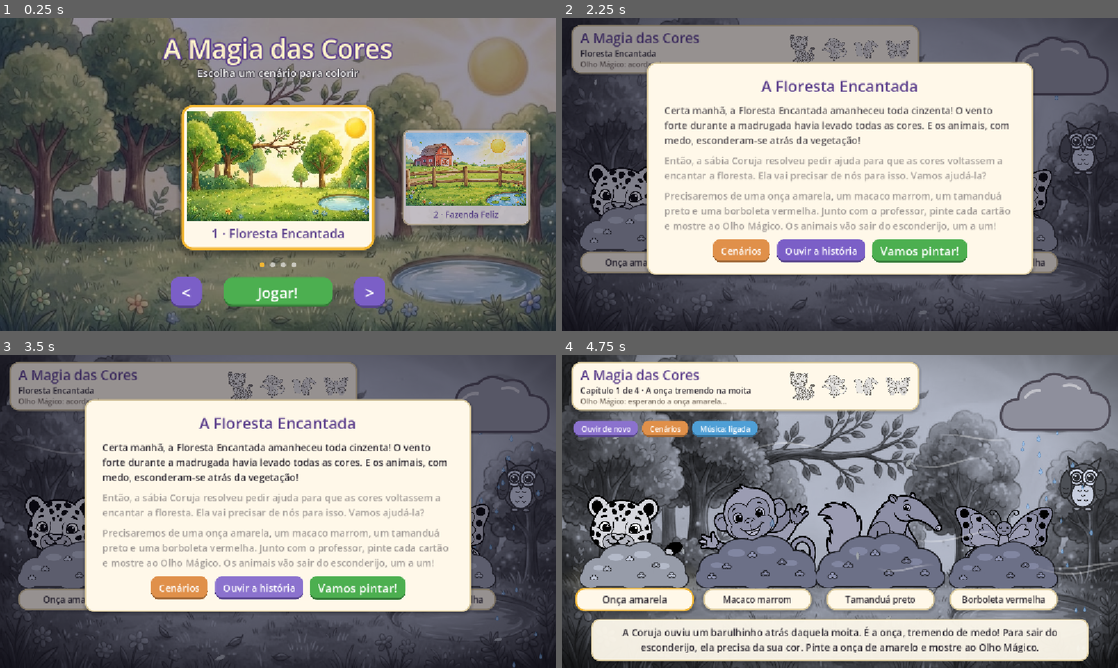
Above: before the commit, frames 1-4 (two rows, left to right).
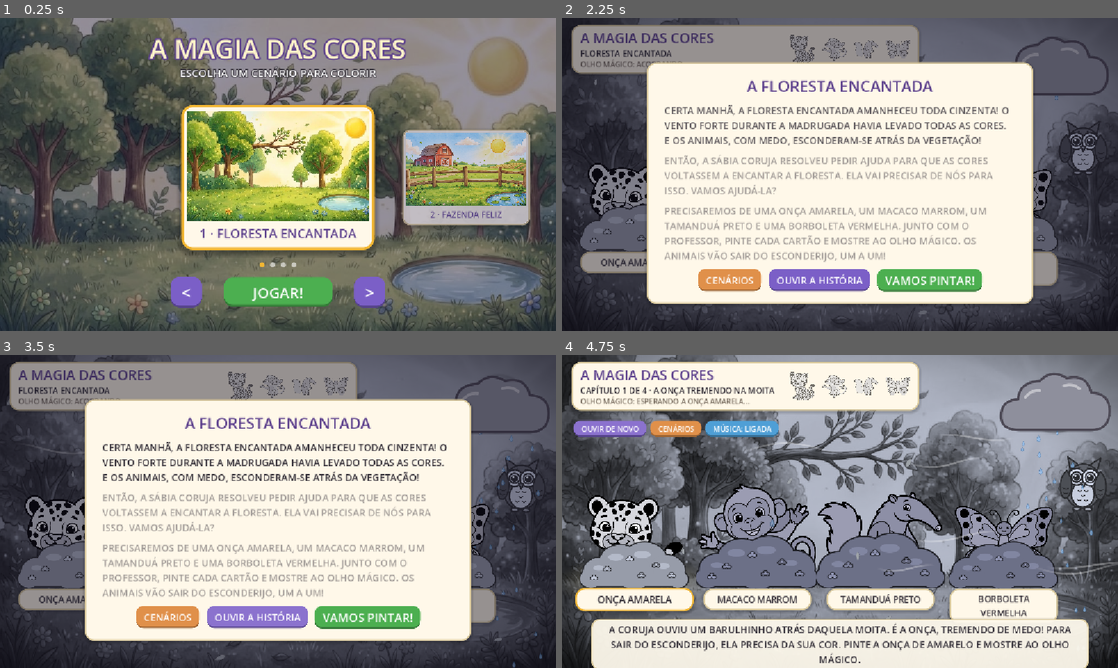
Above: after the commit, the same moments.

Repository: thnepomuceno/zoo
Game: Godot game, scene res://godot/scenes/menu.tscn
Two runs of this game, one before a commit and one after it. Both use one fixed random seed, a clock stepped at 60 frames per second and the inputs below.
Inputs (mouse positions are in pixels of both pictures, inside the frame that each line leads up to):
- Up to frame 1 (0.25 s): no input
- Up to frame 2 (2.25 s): click "Jogar!" (after the commit: "JOGAR!") at 0.5 s; click "Cenários" (after the commit: "CENÁRIOS") at 1.25 s; click "Jogar!" (after the commit: "JOGAR!") at 2 s
- Up to frame 3 (3.5 s): click "Ouvir a história" (after the commit: "OUVIR A HISTÓRIA") at 2.75 s
- Up to frame 4 (4.75 s): tap Enter at 3.5 s; move the mouse to (962, 495) at 3.52 s; hold Right 3.53-4.25 s; tap K at 3.6 s; click (962, 495) at 3.67 s; tap Space at 3.77 s; click (606, 430) at 4.25 s, where only the run before the commit has a clickable "Ouvir de novo"

The runs differ from the first frame. In frame 1, 3.8% of the frame differs, in the area x 26-91%, y 5-91%; in frame 2, 19%; in frame 3, 19%, in the area x 4-90%, y 4-92%; in frame 4, 9.6%.

Commit message:
feat: textos da interface em maiúsculo
Co-Authored-By: Claude Opus 5.5 <noreply@anthropic.com>

Diff:
--- a/godot/scenes/aventura.gd
+++ b/godot/scenes/aventura.gd
@@ -195,6 +195,7 @@
 func rotulo(texto: String, tamanho: int = 24, cor: Color = Color("#302c35")) -> Label:
 	var label := Label.new()
 	label.text = texto
+	label.uppercase = true
 	label.add_theme_font_size_override("font_size", tamanho)
 	label.add_theme_color_override("font_color", cor)
 	label.autowrap_mode = TextServer.AUTOWRAP_WORD_SMART
@@ -219,7 +220,7 @@
 
 func botao(texto: String, cor: Color, tamanho: int = 18) -> Button:
 	var b := Button.new()
-	b.text = texto
+	b.text = texto.to_upper()
 	b.add_theme_font_size_override("font_size", tamanho)
 	for estado in ["normal", "hover", "pressed", "focus"]:
 		var e := StyleBoxFlat.new()
@@ -282,7 +283,7 @@
 	var som := botao("Música: ligada", Color("#4f9fd6"), 15)
 	som.pressed.connect(func():
 		musica.stream_paused = not musica.stream_paused
-		som.text = "Música: pausada" if musica.stream_paused else "Música: ligada"
+		som.text = ("Música: pausada" if musica.stream_paused else "Música: ligada").to_upper()
 	)
 	controles_aventura.add_child(som)
 
--- a/godot/scenes/menu.gd
+++ b/godot/scenes/menu.gd
@@ -149,6 +149,7 @@
 func rotulo(texto: String, tamanho: int, cor: Color) -> Label:
 	var label := Label.new()
 	label.text = texto
+	label.uppercase = true
 	label.horizontal_alignment = HORIZONTAL_ALIGNMENT_CENTER
 	label.add_theme_font_size_override("font_size", tamanho)
 	label.add_theme_color_override("font_color", cor)
@@ -157,7 +158,7 @@
 
 func botao(texto: String, cor: Color, tamanho: int) -> Button:
 	var b := Button.new()
-	b.text = texto
+	b.text = texto.to_upper()
 	b.add_theme_font_size_override("font_size", tamanho)
 	b.focus_mode = Control.FOCUS_NONE # as setas do teclado ficam para o carrossel
 	for estado in ["normal", "hover", "pressed", "focus"]:
